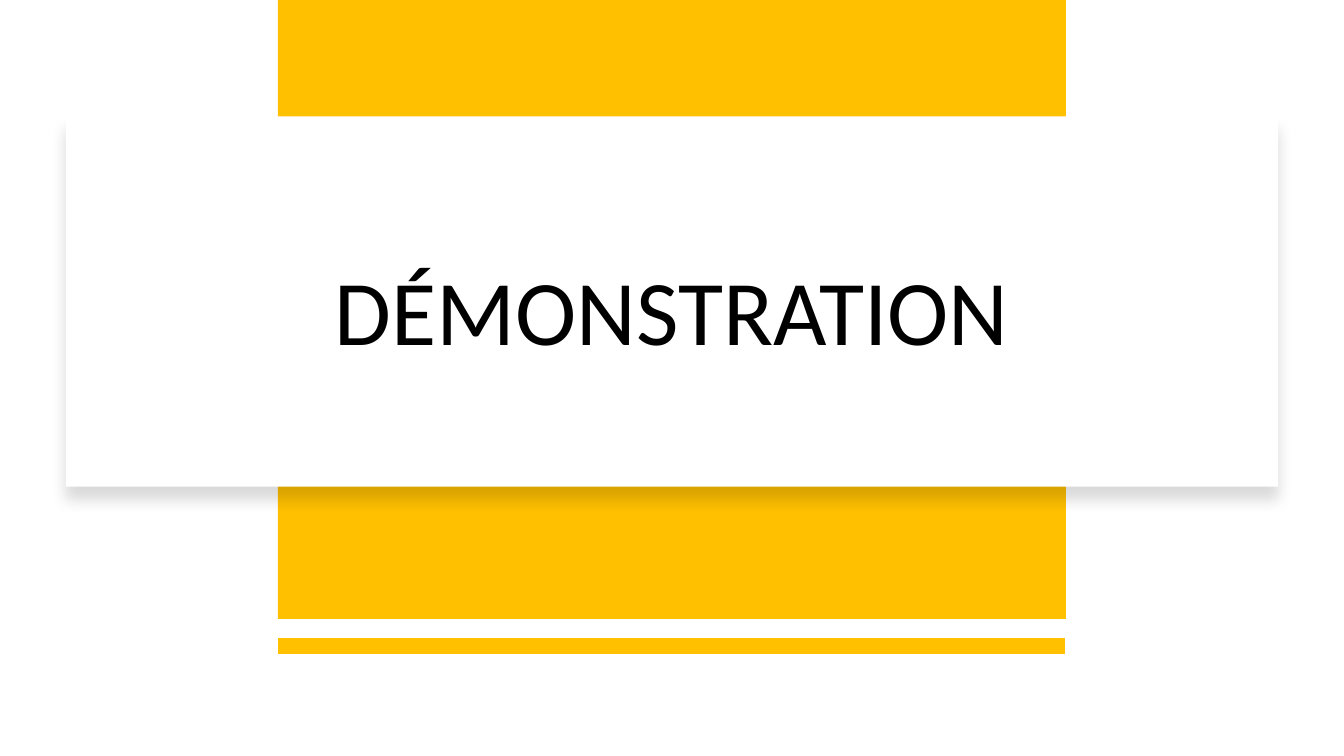
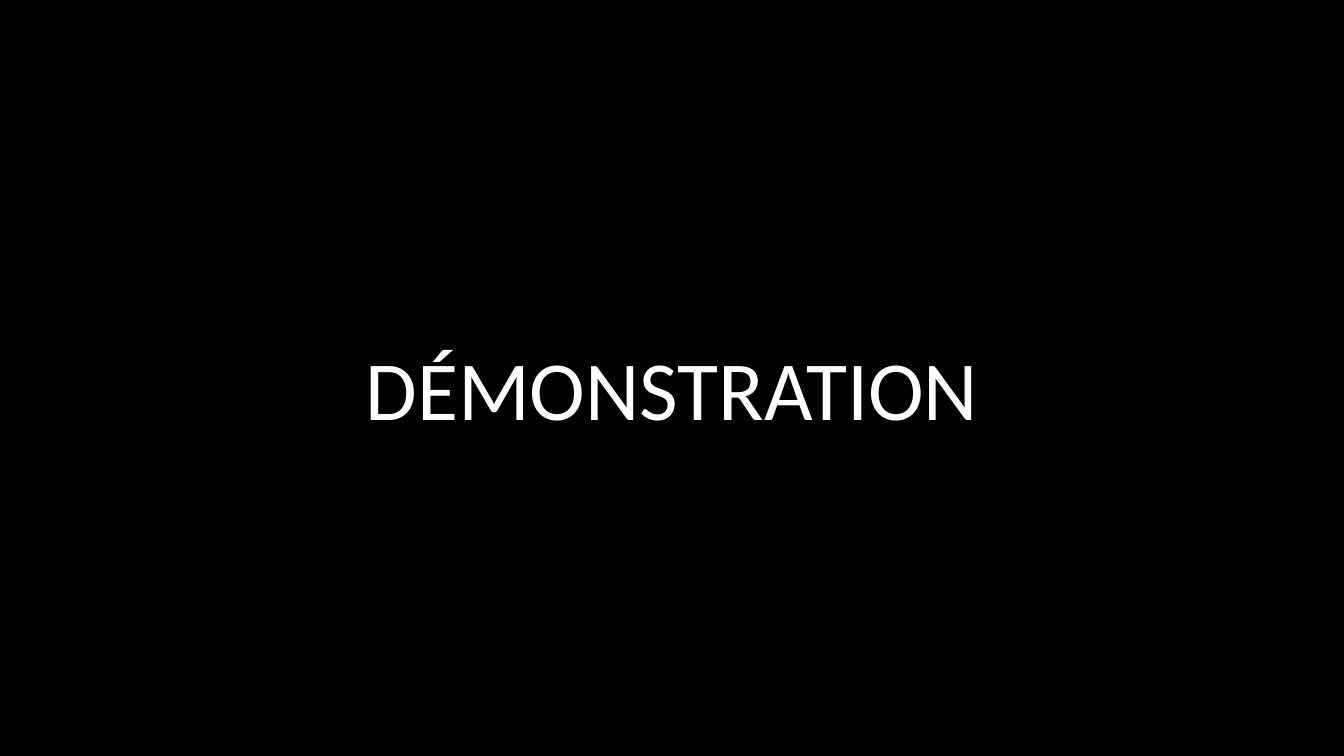
Before and after one commit to FlowNight/Techs_WEB, a slide deck: slide 13 of folder/Support_T_W.pptx. Drawn at 1344x756 pixels with LibreOffice and Linux fonts; fonts in the diff are those of the drawing; background and template pictures are left out. Boxes give left, top, right and bottom in pixels: in the first picture for what was removed or moved away, otherwise in the second. Text is boxed around its words. In the diff, an @@ line names an element or a change of style, - is before the commit and + after.

```diff
--- a/folder/Support_T_W.pptx
+++ b/folder/Support_T_W.pptx
@@ background #FFFFFF to picture (left out) @@
@@ rectangle removed at <box>278,0,1067,619</box> @@
@@ rectangle removed at <box>66,116,1278,486</box> @@
@@ title "DÉMONSTRATION": place and size @@
-title "DÉMONSTRATION" at <box>335,268,1009,346</box>
+title "DÉMONSTRATION" at <box>366,350,979,421</box>
@@ title "DÉMONSTRATION" at <box>366,350,979,421</box>: size 66 to 60 pt, text colour #000000 to #FFFFFF; vertical alignment middle to bottom @@
@@ line removed from (1066, 646) to (278, 646) @@
```
Also in this commit, not shown: 9 other slides changed, 4 slides added, 3 slides removed, 5 other files.
